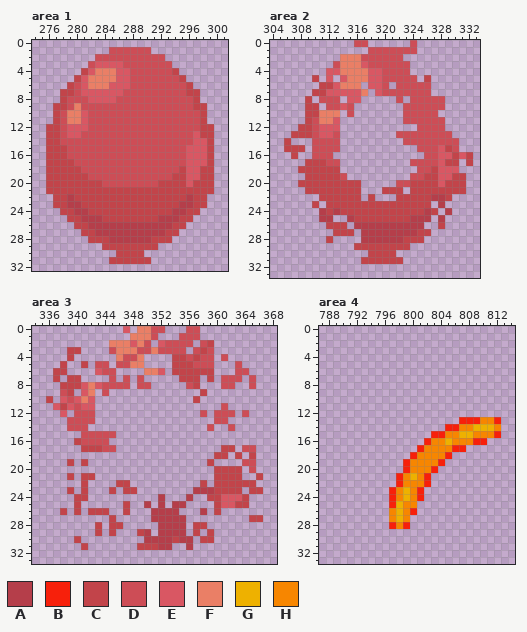
Pixel-art file: gfx/misc.aseprite. Above: the version before the commit.
1024x512 pixels, 1 frame. Colours within 5 levels of each other are drawn and written as one. Shown: area 1: x 274..301, y 0..32; area 2: x 304..333, y 0..33; area 3: x 334..368, y 0..33; area 4: x 787..814, y 0..33. The commit also changed other parts of the picture, which this record leaves out.
Palette (. is transparent): A #b53e4a  B #f7200b  C #c2444a  D #cd4d56  E #d95763  F #ea7f66  G #eeb100  H #f78600
Pixels before, area 1, first column x 276:
 1 .........DDDDDD.........
 2 .......DDDDDDDDDD.......
 3 ......DEEEEDDDDDDD......
 4 .....CEFFFEEDDDDDDC.....
 5 ....CEFFFFEEDDDDDDDC....
 6 ...CDEFFFEEEDDDDDDDDC...
 7 ..CCDEEEEEEDDDDDDDDDCC..
 8 ..CDDDEEEEDDDDDDDDDDDC..
 9 .CCDFDDDDDDDDDDDDDDDDCC.
10 .CDFFEDDDDDDDDDDDDDDDDC.
11 .CDFFEDDDDDDDDDDDDDDDDC.
12 CCDEEEDDDDDDDDDDDDDDDDCC
13 CCDEEDDDDDDDDDDDDDDDDECC
14 CCDDDDDDDDDDDDDDDDDDDEEC
15 CCCDDDDDDDDDDDDDDDDDEEEC
16 CCCDDDDDDDDDDDDDDDDDEEEC
17 CCCCDDDDDDDDDDDDDDDDEEEC
18 CCCCCDDDDDDDDDDDDDDCEECC
19 CCCCCCDDDDDDDDDDDDCCEECC
20 CCCCCCCCDDDDDDDDCCCCECCC
21 CCCCCCCCCCCCCCCCCCCCCCCC
22 .CCACCCCCCCCCCCCCCCCACC.
23 .CCAACCCCCCCCCCCCCCAACC.
24 ..CCAACCCCCCCCCCCCAACC..
25 ...CCAAACCCCCCCCAAACC...
26 ....CCAAAAAAAAAAAACC....
27 .....CCAAAAAAAAAACC.....
28 ......CCCAAAAAACCC......
29 ........CCCCCCCC........
30 ..........CCCC..........
31 .........CCCCCC.........
Pixels before, area 2, first column x 306:
 0 ..........DD......D........
 1 ............DDDDDDD........
 2 ........FFFDDDDDD..........
 3 .......DFFFEDDDDDD.........
 4 ......EEFFFFEEDDDD.........
 5 ....C.E.EFFFEEDDDDD.C......
 6 .....CCEFFF.EED.DDDDD......
 7 ....CCEEEEEF.EDDDDDDD......
 8 ...C.DDD.EE.....D.DDDDD....
 9 ...CC.DDED.......DDDDDD....
10 ...CCFFF.D.......DDDDD.....
11 ...CDFFE.........DDDDDD....
12 ..CCDEEE...........DDDD....
13 .CCCDEED........DDDDDDDD...
14 C...DDDD.........DDDDDDDD..
15 CCC.DDDD...........DDDECD..
16 .C..DDD.............DDEECEC
17 ...CCCDD..........DDDDECC.C
18 ..CCCCCC...........DDCEEE..
19 ...CCCCCD.........DDCCEECC.
20 ..CCCCCCCCC.....DDCCCCECCC.
21 ...CCCCCCCC...CCC.CCCCCCCC.
22 .....CCCCCC.C...CCCCCAAC...
23 ....C.CCCCCCCCCCCCCCC.A....
24 .....ACACCCCCCCCCCCCAC.A...
25 .....AA..ACCCCCCCCAAA.A....
26 ......CCC.AAAAAAAAAA..C....
27 .......CCC.AAAAAAAACC......
28 ......C....AAAAAACCC.......
29 ..........CCCCCCCC.........
30 ............CCCC...........
31 ...........CCCCCC..........
Pixels before, area 3, first column x 336:
 0 ...........E.FFDD...DD.........
 1 ............FFFD...DDD.........
 2 .........FFFEFD.EDDDD.DC.......
 3 ...CC....DFFFDDFDDDD.DCD.......
 4 ...C......FDDF....CCDCDD.D.....
 5 ..C..C.DD.DDFF....CCCDDD...D...
 6 .CC....EDD....FFE.CCCCCC...DD..
 7 .C.CC....D.D.D.....CCC.C.DDD.D.
 8 ..CCCEFEDDDD.DD.....DC...DD..D.
 9 ..DC.EF.D.............C........
10 C.EDEFE..............C.........
11 .ECEDEE..................D.....
12 ..E.DDD...............D.DDD.D..
13 ...DDDD.................DD.....
14 ...DDD.................D..D....
15 .....DDDDD.....................
16 ....CDDDD......................
17 .....CCCDD...............CC.DD.
18 ........................CC.C.C.
19 ...C.C.................C....DD.
20 ........................CCCC.D.
21 ...C.CC.................CCCC..C
22 .....C....CC..........C.CCCCCC.
23 ...C.C...C.CC........AAACCCC.CC
24 ....CC..........A...A..CCEEEC..
25 ....C......C..A.A.AA....CEECC..
26 ..C.C.CCC..C...AAAA...A.C......
27 .........C.....AAAAA.........CC
28 .......C.CC.....AAAA.CC........
29 .......C.C...CA.AAAA.C.C.......
30 ....C.........AAAACAA.CC.......
31 .....C.......CCCAA..A..........
Pixels before, area 4, first column x 797:
13 ..........BBBHHB
14 ........BBHHGGGH
15 ......BBHHGGHHHB
16 .....BHHGHHHBB..
17 ....BHHHHBB.....
18 ...BHHHHB.......
19 ..BHHHHB........
20 ..BHHHB.........
21 .BHGHB..........
22 .BHHHB..........
23 BHGHB...........
24 BHGHB...........
25 BGHH............
26 HGHB............
27 HGH.............
28 BHB.............
Now the later version:
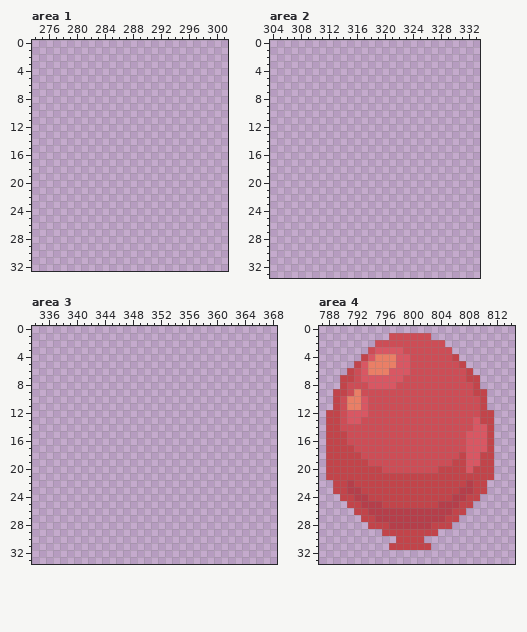
Edits made:
Changed rows in their new state; - is an unchanged pixel.
Area 1:
first column x 276:
 1 ---------......---------
 2 -------..........-------
 3 ------............------
 4 -----..............-----
 5 ----................----
 6 ---..................---
 7 --....................--
 8 --....................--
 9 -......................-
10 -......................-
11 -......................-
12 ........................
13 ........................
14 ........................
15 ........................
16 ........................
17 ........................
18 ........................
19 ........................
20 ........................
21 ........................
22 -......................-
23 -......................-
24 --....................--
25 ---..................---
26 ----................----
27 -----..............-----
28 ------............------
29 --------........--------
30 ----------....----------
31 ---------......---------
Area 2:
first column x 306:
 0 ----------..------.--------
 1 ------------.......--------
 2 --------.........----------
 3 -------...........---------
 4 ------............---------
 5 ----.-.-...........-.------
 6 -----......-...-.....------
 7 ----........-........------
 8 ---.-...-..-----.-.....----
 9 ---..-....-------......----
10 ---.....-.-------.....-----
11 ---.....---------......----
12 --......-----------....----
13 -.......--------........---
14 .---....---------........--
15 ...-....-----------......--
16 -.--...-------------.......
17 ---.....----------.......-.
18 --......-----------......--
19 ---......---------........-
20 --.........-----..........-
21 ---........---...-........-
22 -----......-.---........---
23 ----.-...............-.----
24 -----.................-.---
25 -----..--............-.----
26 ------...-..........--.----
27 -------...-..........------
28 ------.----.........-------
29 ----------........---------
30 ------------....-----------
31 -----------......----------
Area 3:
first column x 336:
 0 -----------.-....---..---------
 1 ------------....---...---------
 2 ---------......-.....-..-------
 3 ---..----...........-...-------
 4 ---.------....----......-.-----
 5 --.--.-..-....----......---.---
 6 -..----...----...-......---..--
 7 -.-..----.-.-.-----...-.-...-.-
 8 --..........-..-----..---..--.-
 9 --..-..-.-------------.--------
10 .-.....--------------.---------
11 -......------------------.-----
12 --.-...---------------.-...-.--
13 ---....-----------------..-----
14 ---...-----------------.--.----
15 -----.....---------------------
16 ----.....----------------------
17 -----.....---------------..-..-
18 ------------------------..-.-.-
19 ---.-.-----------------.----..-
20 ------------------------....-.-
21 ---.-..-----------------....--.
22 -----.----..----------.-......-
23 ---.-.---.-..--------.......-..
24 ----..----------.---.--......--
25 ----.------.--.-.-..----.....--
26 --.-.-...--.---....---.-.------
27 ---------.-----.....---------..
28 -------.-..-----....-..--------
29 -------.-.---..-....-.-.-------
30 ----.---------.......-..-------
31 -----.-------.....--.----------
Area 4:
first column x 788:
 1 ---------DDDDDD----------
 2 -------DDDDDDDDDD--------
 3 ------DEEEEDDDDDDD-------
 4 -----CEFFFEEDDDDDDC------
 5 ----CEFFFFEEDDDDDDDC-----
 6 ---CDEFFFEEEDDDDDDDDC----
 7 --CCDEEEEEEDDDDDDDDDCC---
 8 --CDDDEEEEDDDDDDDDDDDC---
 9 -CCDFDDDDDDDDDDDDDDDDCC--
10 -CDFFEDDDDDDDDDDDDDDDDC--
11 -CDFFEDDDDDDDDDDDDDDDDC--
12 CCDEEEDDDDDDDDDDDDDDDDCC-
13 CCDEEDDDDDDDDDDDDDDDDECC.
14 CCDDDDDDDDDDDDDDDDDDDEEC.
15 CCCDDDDDDDDDDDDDDDDDEEEC.
16 CCCDDDDDDDDDDDDDDDDDEEEC-
17 CCCCDDDDDDDDDDDDDDDDEEEC-
18 CCCCCDDDDDDDDDDDDDDCEECC-
19 CCCCCCDDDDDDDDDDDDCCEECC-
20 CCCCCCCCDDDDDDDDCCCCECCC-
21 CCCCCCCCCCCCCCCCCCCCCCCC-
22 -CCACCCCCCCCCCCCCCCCACC--
23 -CCAACCCCCCCCCCCCCCAACC--
24 --CCAACCCCCCCCCCCCAACC---
25 ---CCAAACCCCCCCCAAACC----
26 ----CCAAAAAAAAAAAACC-----
27 -----CCAAAAAAAAAACC------
28 ------CCCAAAAAACCC-------
29 --------CCCCCCCC---------
30 ----------CCCC-----------
31 ---------CCCCCC----------
Boxes around the changes in both pictures, in picture pixels (x1, y1, x2, y2):
erased: (46, 47, 214, 264)
erased: (284, 40, 473, 264)
erased: (46, 326, 263, 550)
changed: (326, 333, 501, 550)
